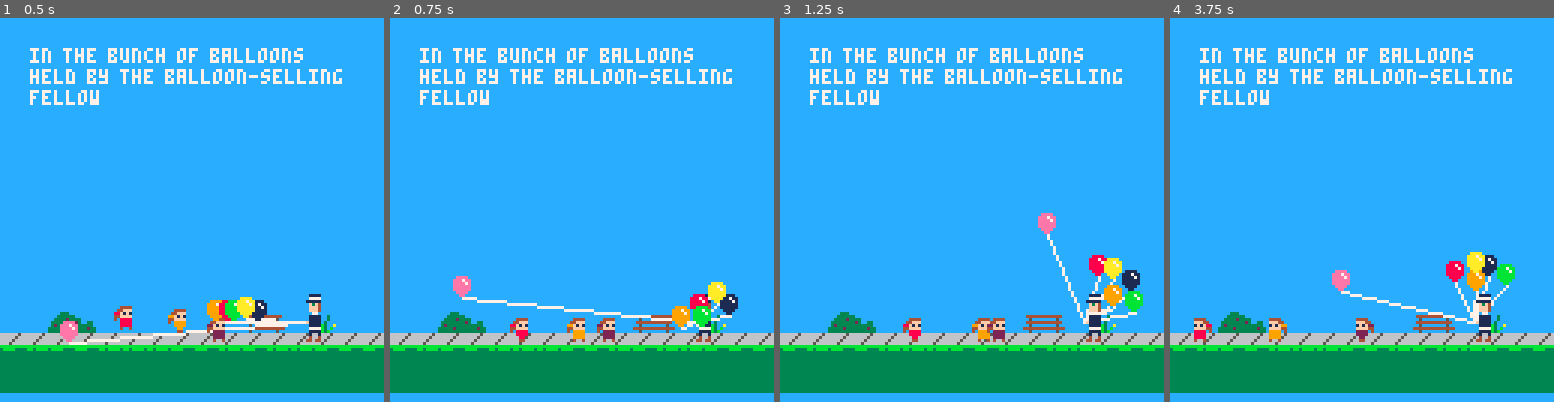
Above: before the commit, frames 1-4 (left to right).
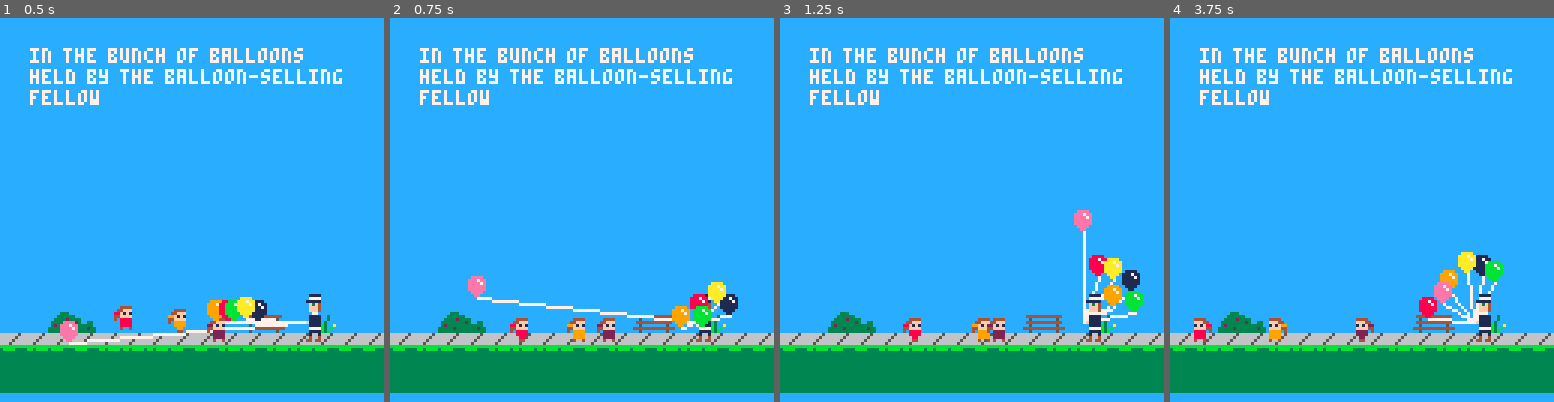
Above: after the commit, the same moments.

Repository: iffy/ppb-pico
Game: PICO-8 cartridge ppb.p8
Same seed, same stepped clock (60 frames per second), same inputs: the game is played once before the commit and once after it.
Inputs:
- Up to frame 1 (0.5 s): tap X (X key) at 0.33 s
- Up to frame 2 (0.75 s): tap O (Z key) at 0.7 s
- Up to frame 3 (1.25 s): tap X (X key) at 1.07 s
- Up to frame 4 (3.75 s): hold Right 1.6-2.1 s; tap O (Z key) every 0.4 s from 1.7 to 3.7 s; tap X (X key) at 1.85, 2.97 s; hold Up 2.15-2.42 s; hold Right 2.47-3.03 s; hold Left 3.08-3.58 s; hold Down from 3.63 s (still down)

Frame 1 is identical in both runs. In frame 2, 0.6% of the frame differs, in the area x 16-69%, y 67-79%; in frame 3, 0.8%; in frame 4, 2.4%, in the area x 42-90%, y 60-80%.

Commit message:
Burst sort of works

Diff:
--- a/ppb.p8
+++ b/ppb.p8
@@ -132,12 +132,13 @@
 end
 function control_balloon(balloon)
     accel = 0.04
-    if (btn(0)) balloon.vel.x -= accel balloon.string_lag = 3 balloon.string_facing = left
-    if (btn(1)) balloon.vel.x += accel balloon.string_lag = 3 balloon.string_facing = right
-    if (btn(2)) balloon.vel.y -= accel
-    if (btn(3)) balloon.vel.y += accel
+    local going = vector(0,0)
+    if (btn(0)) going.x -= 1 balloon.vel.x -= accel balloon.string_lag = 3 balloon.string_facing = left
+    if (btn(1)) going.x += 1 balloon.vel.x += accel balloon.string_lag = 3 balloon.string_facing = right
+    if (btn(2)) going.y -= 1 balloon.vel.y -= accel
+    if (btn(3)) going.y += 1 balloon.vel.y += accel
     if (btnp(4)) then
-        balloon.vel = vmul(vnorm(balloon.vel), 1.5)
+        balloon.vel = vadd(balloon.vel, vmul(vnorm(going), 1))
     end
 
 
@@ -330,7 +331,39 @@
 function vdot(a, b)
     return a.x*b.x + a.y*b.y
 end
-
+function vcross(a, b)
+    return a.x*b.y - a.y*b.x
+end
+--
+-- Find the intersection point of two rays
+-- http://stackoverflow.com/questions/563198/how-do-you-detect-where-two-line-segments-intersect
+--
+function vintersection(a, ar, b, br)
+    den = vcross(ar, br)
+    unum = vcross(vsub(a, b), ar)
+    if (den == 0) then
+        if (unum == 0) then
+            -- collinear (same line)
+            -- XXX haven't figured this out yet
+            -- t0 = vdot(vsub(b, a), ar) / vdot(ar, ar)
+            -- s_dot_r = vdot(br, ar)
+            -- t1 = t0 + (s_dot_r) / vdot(ar, ar)
+            -- log('t0:'..t0..' t1:'..t1)
+            return false
+        else
+            -- parallel
+            return false
+        end
+    else
+        t = vcross(vsub(b, a), br) / den
+        u = unum / den
+        return {
+            point=vector(vadd(a, vmul(ar, t)), vadd(b, vmul(br, u))),
+            apercent=t,
+            bpercent=u,
+        }
+    end
+end
 --
 -- check and react to collisions for a particular actor
 -- returns a table of actors which are collided
@@ -363,26 +396,44 @@
             overlapx = a.w+o.w-abs(nd.x)
             overlapy = a.h+o.h-abs(nd.y)
 
+            local dobounce = function()
+                norm = vnorm(d)
+
+                a_dot = vdot(vel, norm)
+                o_dot = vdot(o.vel, norm)
+
+                totmass = (a.mass + o.mass)
+
+                optimizedp = (2 * (a_dot - o_dot)) / totmass
+
+                a.vel = vsub(a.vel, vmul(norm, optimizedp * o.mass))
+                o.vel = vadd(o.vel, vmul(norm, optimizedp * a.mass))
+            end
+
             if (overlapx > 0 and overlapy > 0) then
 
                 -- they are touching
                 add(ret, o)
 
                 if (vmag(nd) < vmag(d)) then
-                    -- they're getting closer, so bounce them
-
-                    norm = vnorm(d)
-
-                    a_dot = vdot(vel, norm)
-                    o_dot = vdot(o.vel, norm)
-
-                    totmass = (a.mass + o.mass)
-
-                    optimizedp = (2 * (a_dot - o_dot)) / totmass
-
-                    a.vel = vsub(a.vel, vmul(norm, optimizedp * o.mass))
-                    o.vel = vadd(o.vel, vmul(norm, optimizedp * a.mass))
-
+                    -- they are getting closer
+                    dobounce()
+                end
+
+            else
+                isection = vintersection(pos, vel, opos, o.vel)
+                if (not(isection)) then
+                    -- they are parallel
+                else
+                    -- they will or have intersected
+                    if (isection.apercent >= 0
+                        and isection.apercent <= 1
+                        and isection.bpercent >= 0
+                        and isection.bpercent <= 1) then
+                        -- they intersected
+                        log(a.type..a.id..' went through '..o.type..o.id)
+                        dobounce()
+                    end
                 end
 
             end
